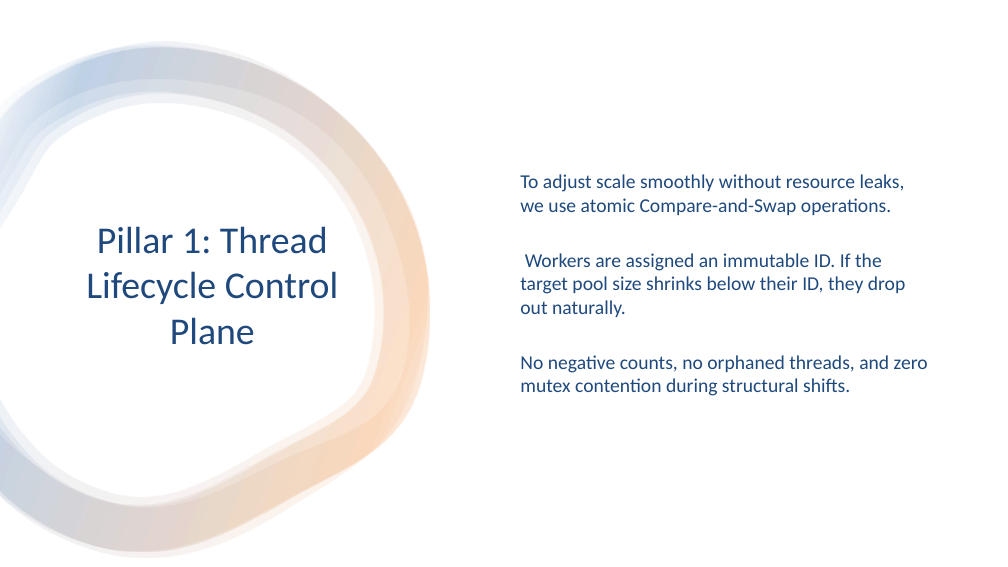
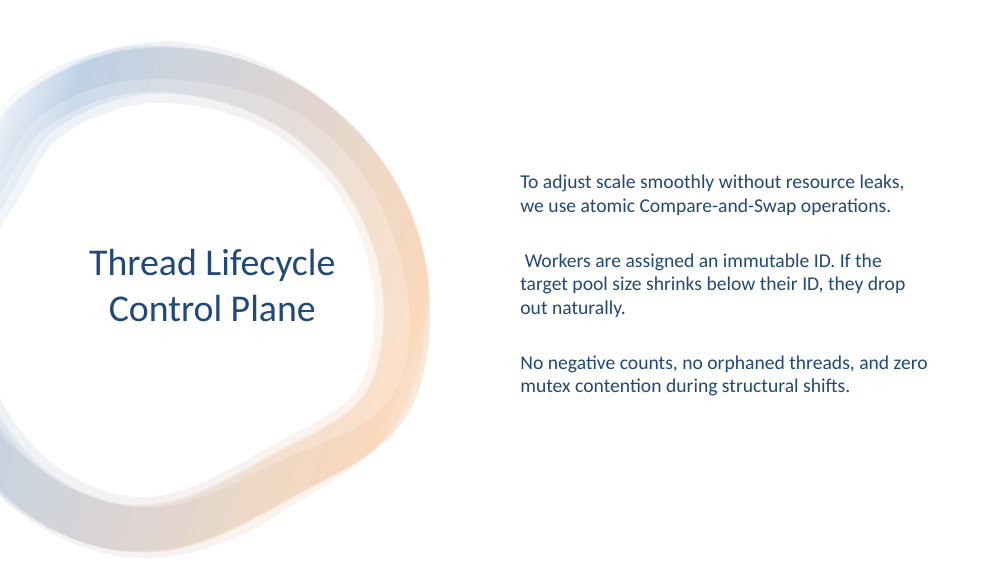
Before and after one commit to caseylmanus/workerpool, a slide deck: slide 10 of presentation.pptx. Drawn at 1008x567 pixels with LibreOffice and Linux fonts; fonts in the diff are those of the drawing. Boxes give left, top, right and bottom in pixels: in the first picture for what was removed or moved away, otherwise in the second. Text is boxed around its words. In the diff, an @@ line names an element or a change of style, - is before the commit and + after.

Commit message:
chore: update presentation

```diff
--- a/presentation.pptx
+++ b/presentation.pptx
@@ title at <box>89,248,335,322</box>: text changed @@
-Pillar 1: Thread Lifecycle Control Plane
+Thread Lifecycle Control Plane
```
Also in this commit, not shown: 4 other slides changed, 1 slide added, 1 slide removed.
